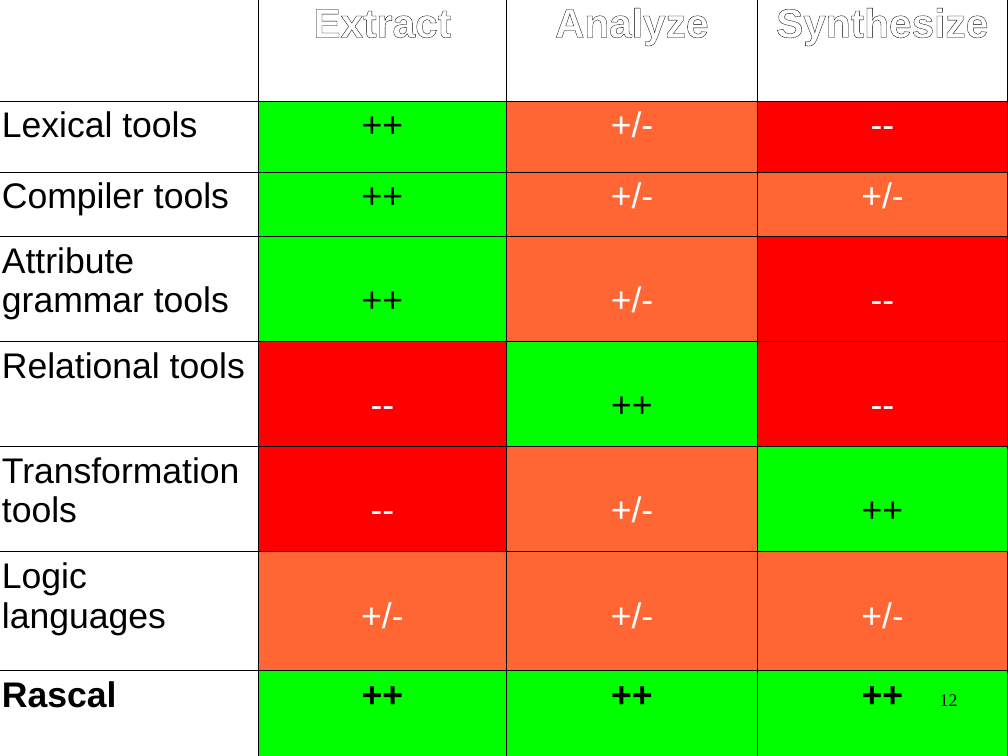
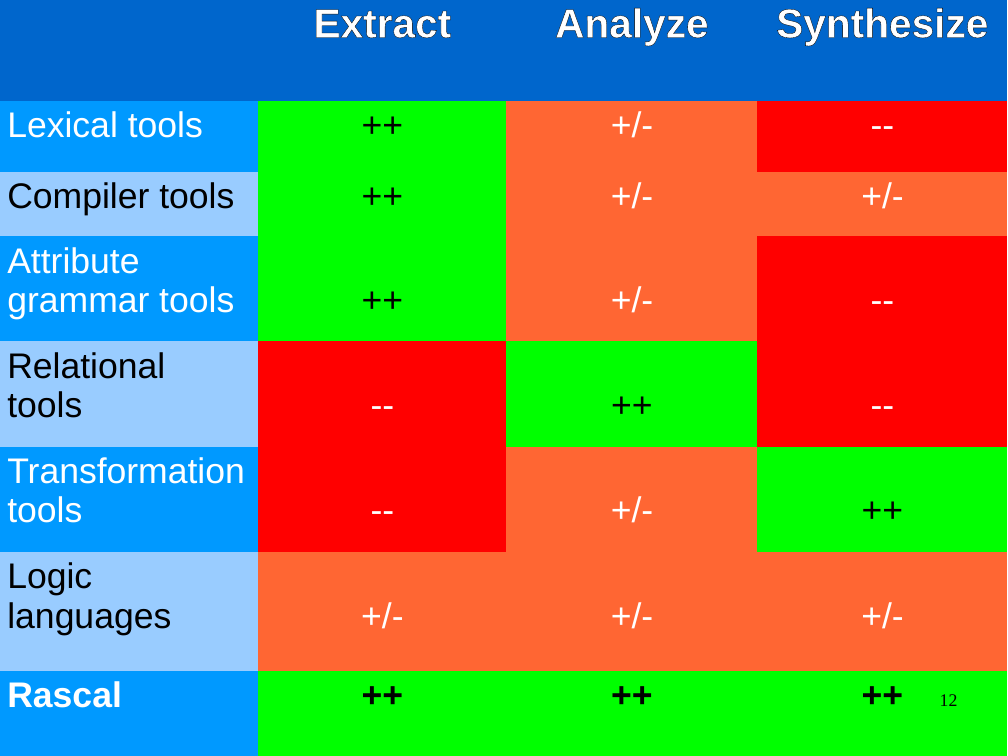
Before and after one commit to cwi-swat/meta-environment, a slide deck: slide 12 of meta-doc/analysis/rascal-slides/rascal-slides.odp. Drawn at 1008x756 pixels with LibreOffice and Linux fonts; fonts in the diff are those of the drawing; background and template pictures are left out. Boxes give left, top, right and bottom in pixels: in the first picture for what was removed or moved away, otherwise in the second. Text is boxed around its words. In the diff, an @@ line names an element or a change of style, - is before the commit and + after.

```diff
--- a/meta-doc/analysis/rascal-slides/rascal-slides.odp
+++ b/meta-doc/analysis/rascal-slides/rascal-slides.odp
@@ table at <box>0,0,1006,756</box> @@
@@ fill none to #0066CC in 3 cells @@
@@ fill none to #0099FF in 4 cells @@
@@ fill none to #99CCFF in 3 cells @@
@@ text colour #000000 to #FFFFFF in "Lexical tools", "Attribute grammar tools", "Transformation tools", "Rascal" @@
@@ borders changed @@
```
Also in this commit, not shown: 11 other slides changed, 1 other file.
